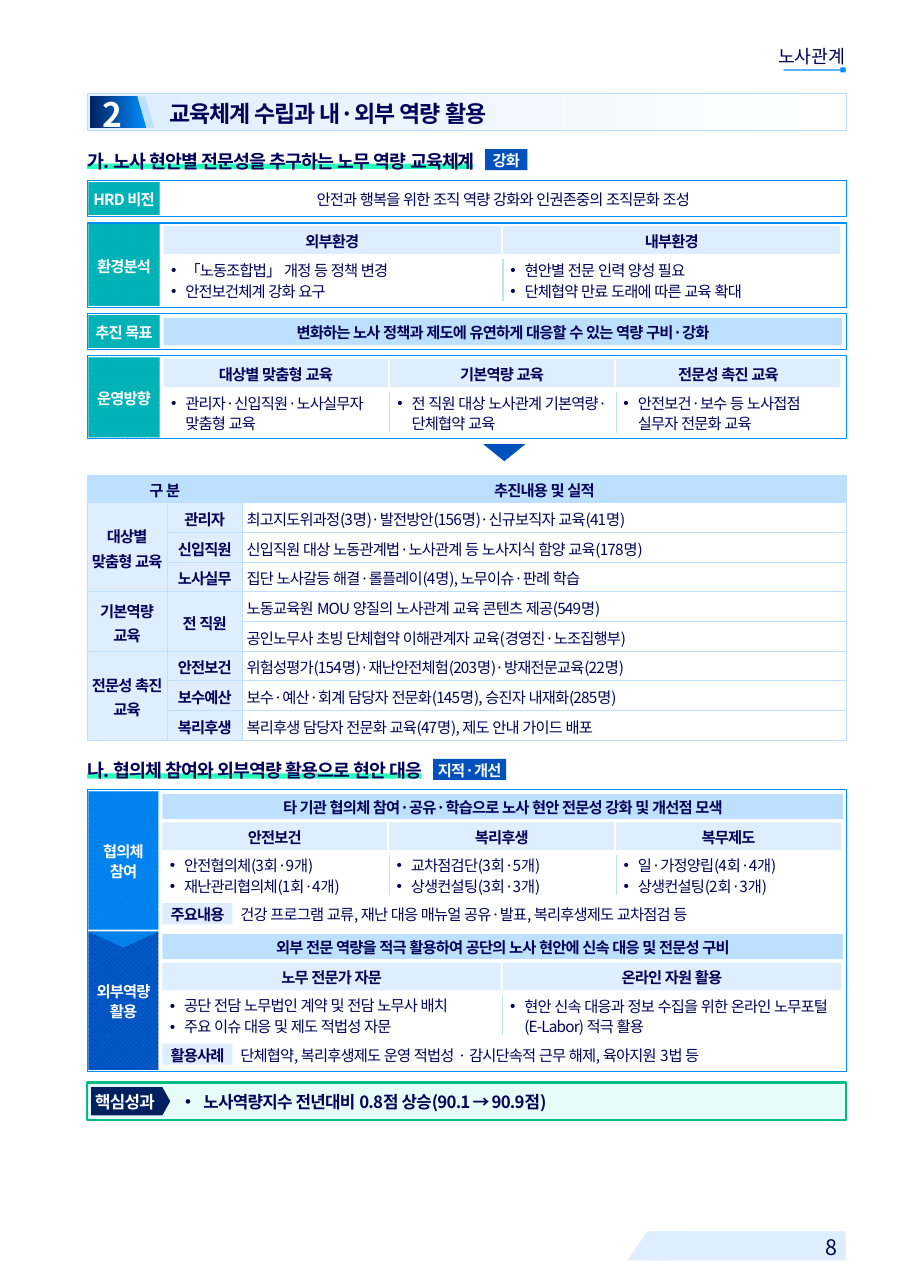
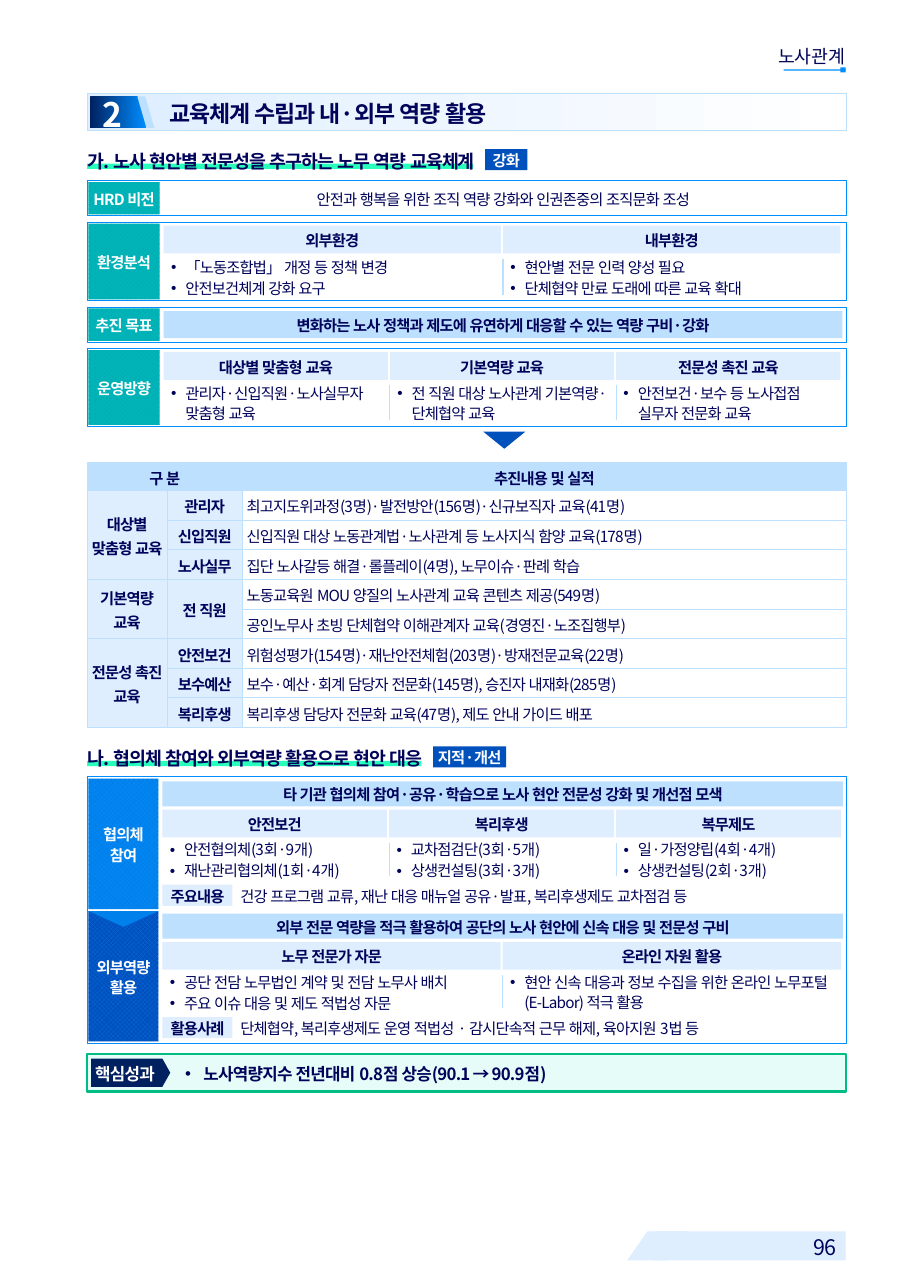
Before and after one commit to khjlsi-creator/claude, a slide deck: slide 4 of korad-경영평가-ppt/KORAD_경영평가_레이아웃_카탈로그_A4세로.pptx (slide 8 before the commit). Drawn at 911x1288 pixels with LibreOffice and Linux fonts; fonts in the diff are those of the drawing; background and template pictures are left out. Boxes give left, top, right and bottom in pixels: in the first picture for what was removed or moved away, otherwise in the second. Text is boxed around its words. In the diff, an @@ line names an element or a change of style, - is before the commit and + after.

```diff
--- a/korad-경영평가-ppt/KORAD_경영평가_레이아웃_카탈로그_A4세로.pptx
+++ b/korad-경영평가-ppt/KORAD_경영평가_레이아웃_카탈로그_A4세로.pptx
@@ rectangle resized from (x1=87, y1=223, x2=846, y2=306) to (x1=87, y1=223, x2=846, y2=301) @@
@@ rectangle "환경분석" resized from (x1=88, y1=225, x2=160, y2=306) to (x1=88, y1=224, x2=160, y2=300) @@
@@ line moved from (503, 259) - (503, 301) to (503, 259) - (503, 295) @@
@@ 6 rectangles, 1 text moved together from (x1=87, y1=314, x2=846, y2=387) to (x1=87, y1=307, x2=846, y2=380) @@
@@ rectangle resized from (x1=87, y1=356, x2=846, y2=438) to (x1=87, y1=349, x2=846, y2=426) @@
@@ rectangle "운영방향" resized from (x1=88, y1=357, x2=160, y2=437) to (x1=88, y1=350, x2=160, y2=425) @@
@@ text "관리자·신입직원·노사실무자 맞춤형 교육" moved from (x1=185, y1=396, x2=363, y2=430) to (x1=185, y1=386, x2=363, y2=420) @@
@@ line moved from (390, 392) - (390, 433) to (390, 386) - (390, 421) @@
@@ text "전 직원 대상 노사관계 기본역량·단체협약 ..." moved from (x1=412, y1=396, x2=607, y2=431) to (x1=412, y1=386, x2=607, y2=421) @@
@@ line moved from (616, 392) - (616, 433) to (616, 386) - (616, 421) @@
@@ text "안전보건·보수 등 노사접점 실무자 전문화 ..." moved from (x1=638, y1=396, x2=801, y2=431) to (x1=638, y1=386, x2=801, y2=421) @@
@@ 5 rectangles, 1 table, 1 freeform shape moved together from (x1=87, y1=444, x2=845, y2=849) to (x1=87, y1=432, x2=845, y2=837) @@
@@ text "나. 협의체 참여와 외부역량 활용으로 ..." moved from (x1=87, y1=759, x2=423, y2=784) to (x1=87, y1=746, x2=423, y2=771) @@
@@ rectangle resized from (x1=87, y1=790, x2=846, y2=1073) to (x1=87, y1=777, x2=846, y2=1043) @@
@@ rectangle "협의체" resized from (x1=88, y1=791, x2=159, y2=930) to (x1=88, y1=779, x2=159, y2=909) @@
@@ rectangle "타 기관 협의체 참여·공유·학습으로 노사 ..." moved from (x1=162, y1=794, x2=843, y2=820) to (x1=162, y1=781, x2=843, y2=806) @@
@@ text "안전협의체(3회·9개)" moved from (x1=184, y1=858, x2=340, y2=895) to (x1=184, y1=842, x2=340, y2=879) @@
@@ text "교차점검단(3회·5개)" moved from (x1=411, y1=858, x2=540, y2=895) to (x1=411, y1=842, x2=540, y2=879) @@
@@ text "일·가정양립(4회·4개)" moved from (x1=638, y1=858, x2=777, y2=895) to (x1=638, y1=842, x2=777, y2=879) @@
@@ line moved from (389, 855) - (389, 894) to (389, 843) - (389, 876) @@
@@ line moved from (616, 855) - (616, 894) to (616, 843) - (616, 876) @@
@@ 4 rectangles, 1 text, 1 freeform shape moved together from (x1=88, y1=903, x2=843, y2=990) to (x1=88, y1=885, x2=843, y2=969) @@
@@ rectangle "외부역량" resized from (x1=88, y1=932, x2=159, y2=1071) to (x1=88, y1=911, x2=159, y2=1041) @@
@@ text "공단 전담 노무법인 계약 및 ..." moved from (x1=184, y1=998, x2=448, y2=1034) to (x1=184, y1=975, x2=448, y2=1011) @@
@@ line moved from (502, 996) - (502, 1035) to (502, 975) - (502, 1008) @@
@@ text "현안 신속 대응과 정보 수집을 ..." moved from (x1=524, y1=999, x2=828, y2=1035) to (x1=524, y1=975, x2=828, y2=1011) @@
@@ rectangle "활용사례" moved from (x1=162, y1=1043, x2=232, y2=1064) to (x1=162, y1=1017, x2=232, y2=1038) @@
@@ text "단체협약, 복리후생제도 운영 적법성 · ..." moved from (x1=240, y1=1048, x2=699, y2=1064) to (x1=240, y1=1021, x2=699, y2=1037) @@
@@ 1 text, 1 pentagon arrow, 1 rectangle moved together from (x1=87, y1=1083, x2=846, y2=1120) to (x1=87, y1=1054, x2=846, y2=1092) @@
@@ text at (x1=813, y1=1239, x2=837, y2=1256): text changed @@
-8
+96
```
Also in this commit, not shown: 5 other slides changed, 5 slides removed, 9 other files.
